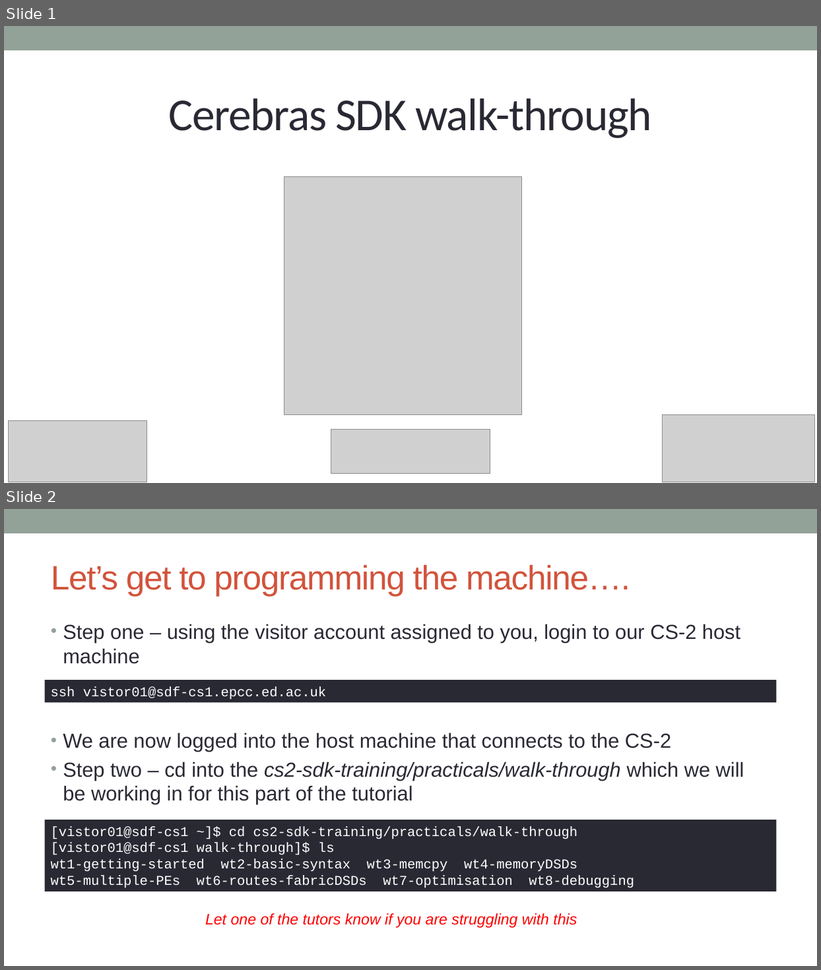
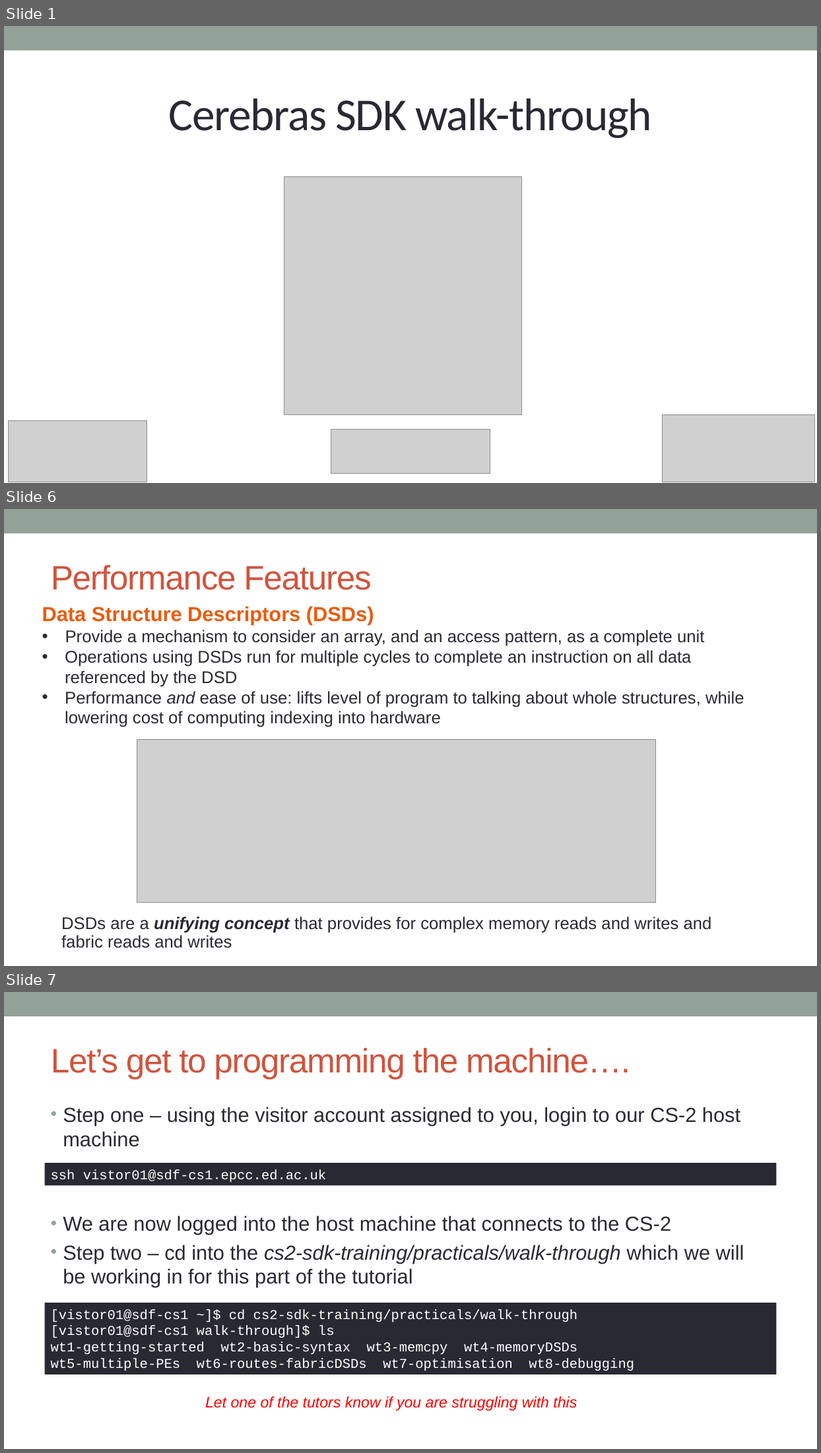
Before and after one commit to EPCCed/cs2-sdk-training, a slide deck: lectures/Cerebras SDK walkthrough.pptx. Shown one above the other, each under a label of ours: slides 1 and 2 before the commit, slides 1, 6 and 7 after it; the slides between them are not shown. The pictures are 821x970 and 821x1453 pixels, drawn with LibreOffice and Linux fonts; fonts in the diff are those of the drawing; grey boxes stand for pictures. Boxes give left, top, right and bottom in pixels: in the first picture for what was removed or moved away, otherwise in the second. Text is boxed around its words. In the diff, an @@ line names an element or a change of style, - is before the commit and + after.

```diff
--- a/lectures/Cerebras SDK walkthrough.pptx
+++ b/lectures/Cerebras SDK walkthrough.pptx
@@ slide 6 added at [4,509,817,966], background #FFFFFF; not listed: 1 template element that a slide beside it also shows @@
@@ title added at [51,565,372,590], 40 pt, text #D2533C @@
+Performance Features
@@ text added at [42,606,745,727], 20 pt, text #292934 @@
+Data Structure Descriptors (DSDs)
+• Provide a mechanism to consider an array, and an access pattern, as a complete unit
+• Operations using DSDs run for multiple cycles to complete an instruction on all data referenced by the DSD
+• Performance and ease of use: lifts level of program to talking about whole structures, while lowering cost of computing indexing into hardware
@@ picture added at [137,739,655,902] @@
@@ text added at [61,917,712,949], 20 pt, text #292934 @@
+DSDs are a unifying concept that provides for complex memory reads and writes and fabric reads and writes
@@ what was slide 2 is now slide 7 @@
```
Also in this commit, not shown: 4 other slides added.
